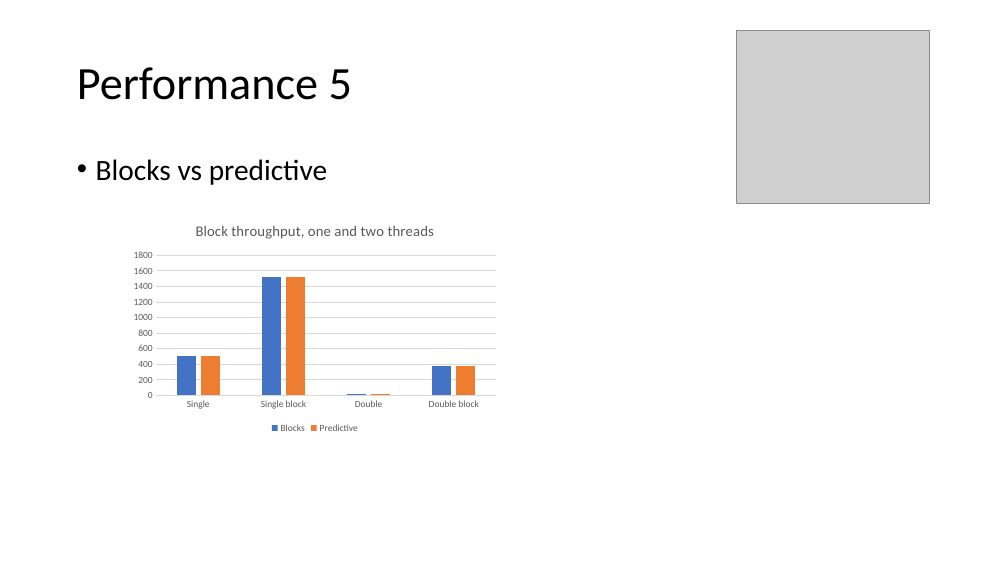
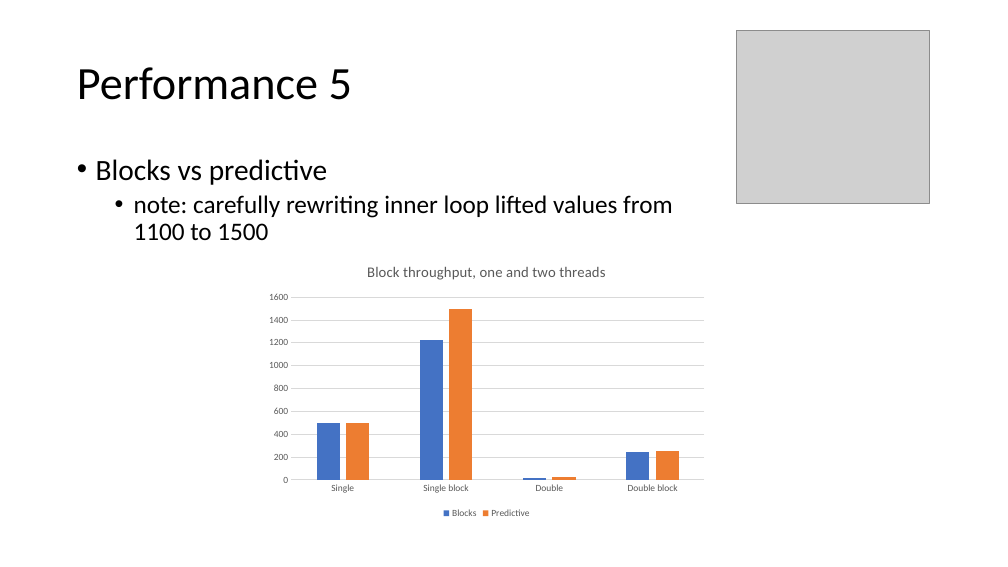
Before and after one commit to ChrisLomont/RingBuffer, a slide deck: slide 32 of Making a Ringbuffer.pptx (slide 31 before the commit). Drawn at 1008x567 pixels with LibreOffice and Linux fonts; fonts in the diff are those of the drawing; grey boxes stand for pictures. Boxes give left, top, right and bottom in pixels: in the first picture for what was removed or moved away, otherwise in the second. Text is boxed around its words. In the diff, an @@ line names an element or a change of style, - is before the commit and + after.

```diff
--- a/Making a Ringbuffer.pptx
+++ b/Making a Ringbuffer.pptx
@@ text at (134, 195, 672, 240): paragraph added @@
+  • note: carefully rewriting inner loop lifted values from
+    1100 to 1500
@@ column chart at (260, 250, 714, 522) @@
@@ Blocks, Single: 510 to 500 @@
@@ Blocks, Single block: 1530 to 1230 @@
@@ Blocks, Double block: 380 to 250 @@
@@ Predictive, Single: 510 to 500 @@
@@ Predictive, Single block: 1530 to 1490 @@
@@ Predictive, Double block: 380 to 250 @@
@@ column chart: place and size @@
-column chart at (126, 209, 504, 436)
+column chart at (260, 250, 714, 522)
```
Also in this commit, not shown: 13 other slides changed, 2 slides added, 1 slide removed, 6 other files.
